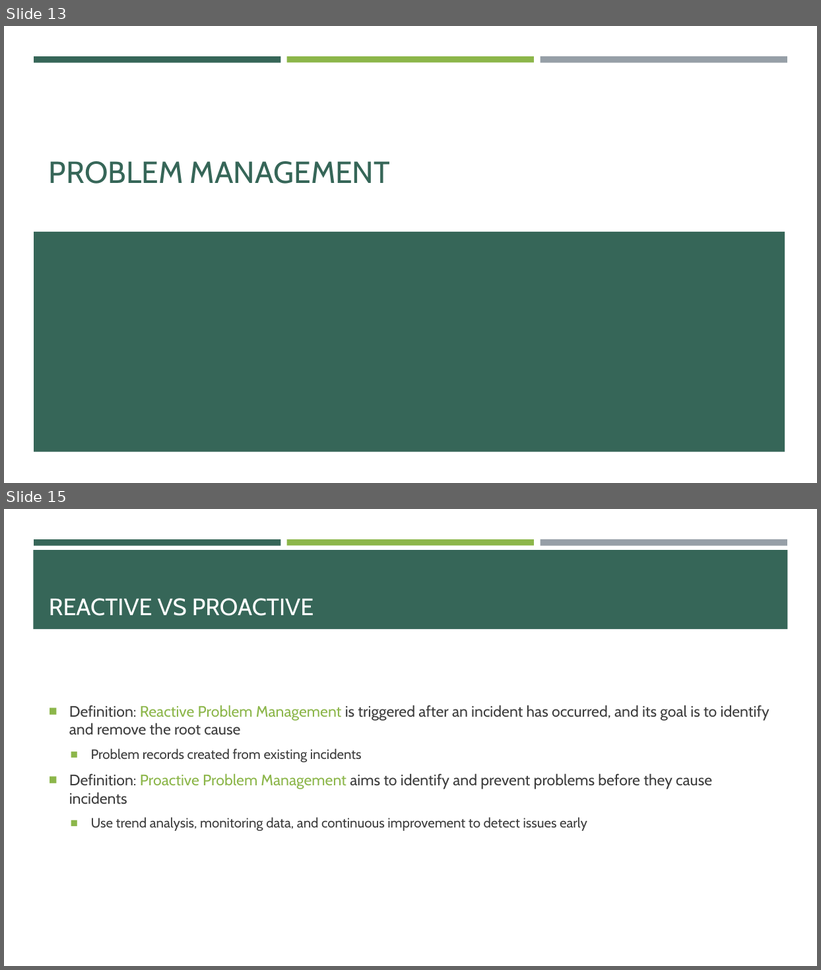
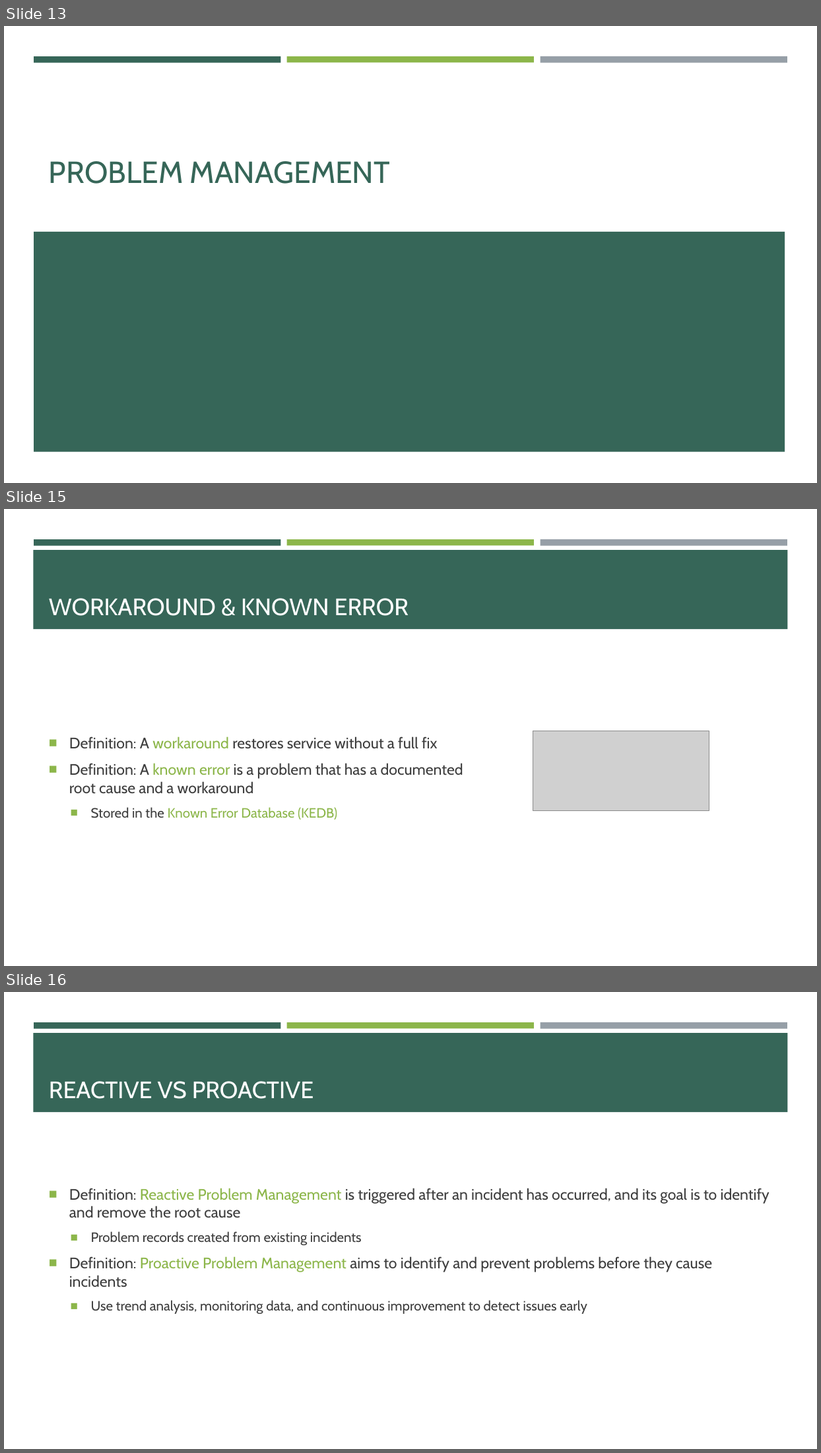
Before and after one commit to e-m-wilson/SNOW, a slide deck: Week_3/Incident_Problem_Management.pptx. Shown one above the other, each under a label of ours: slides 13 and 15 before the commit, slides 13, 15 and 16 after it; the slides between them are not shown. The pictures are 821x970 and 821x1453 pixels, drawn with LibreOffice and Linux fonts; fonts in the diff are those of the drawing; grey boxes stand for pictures. Boxes give left, top, right and bottom in pixels: in the first picture for what was removed or moved away, otherwise in the second. Text is boxed around its words. In the diff, an @@ line names an element or a change of style, - is before the commit and + after.

```diff
--- a/Week_3/Incident_Problem_Management.pptx
+++ b/Week_3/Incident_Problem_Management.pptx
@@ slide 15 added at (4, 509, 817, 966), background #FFFFFF; not listed: 4 template elements that a slide beside it also shows @@
@@ title added at (49, 598, 409, 616), 28 pt, text #FFFFFF @@
+WORKAROUND & KNOWN ERROR
@@ text added at (69, 737, 463, 820), 18 pt, text #3D3D3D @@
+■ Definition: A workaround restores service without a full fix
+■ Definition: A known error is a problem that has a documented root cause and a workaround
+  ■ Stored in the Known Error Database (KEDB)
@@ picture added at (533, 731, 710, 811) @@
@@ what was slide 15 is now slide 16 @@
```
Also in this commit, not shown: 1 slide changed, 21 other slides added.
